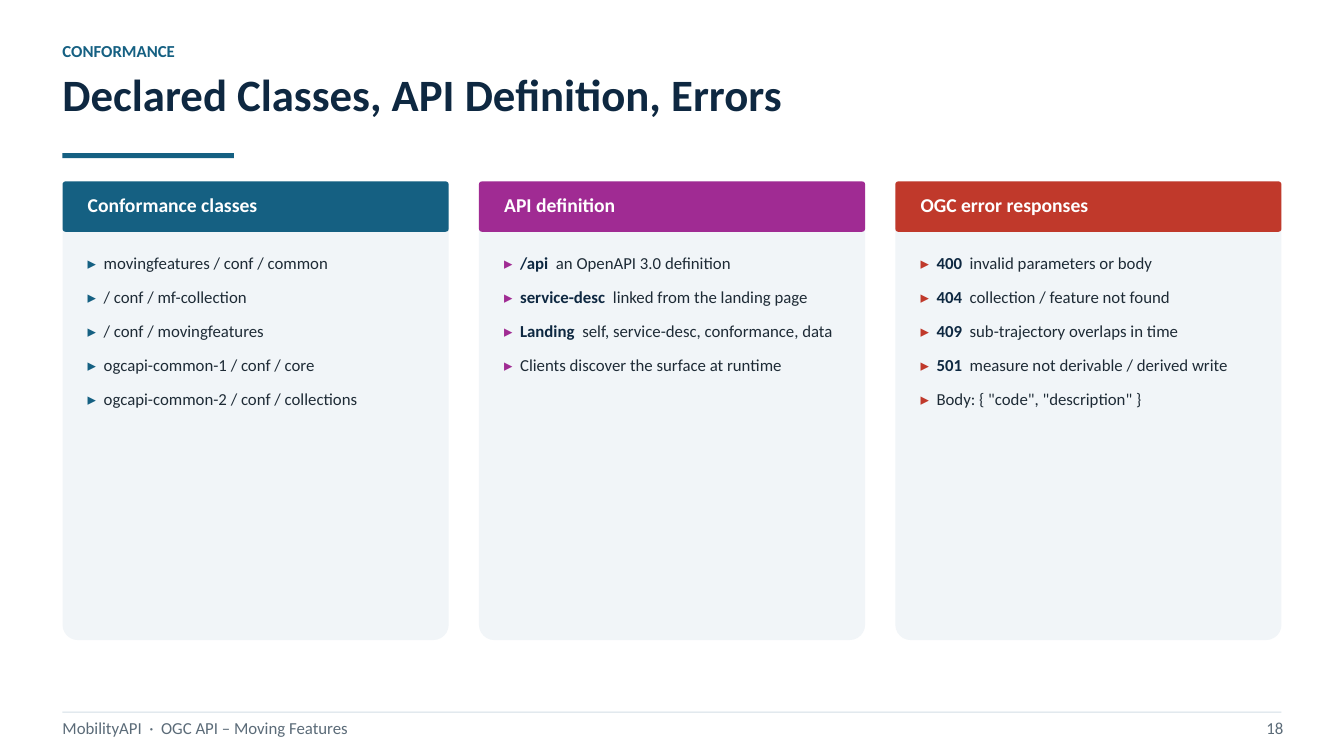
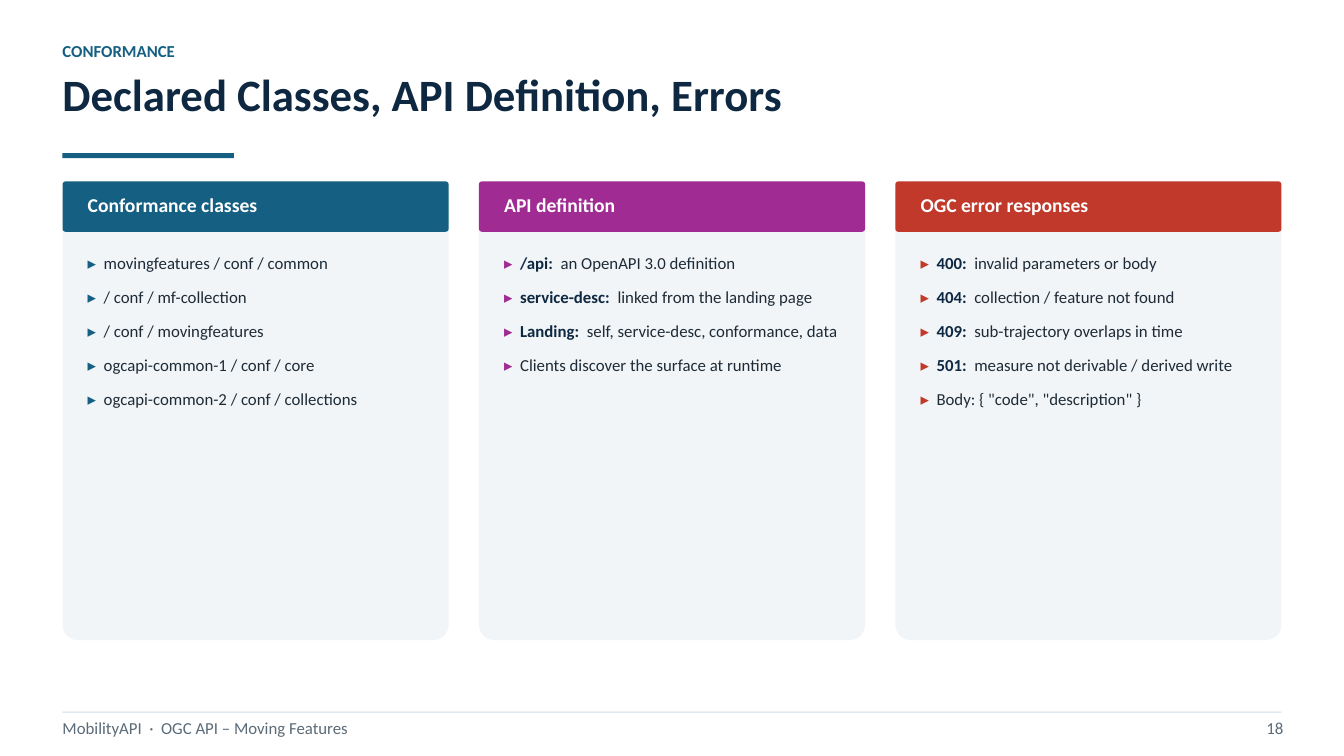
Before and after one commit to MobilityDB/MobilityAPI, a slide deck: slide 21 of MobilityAPIV5.pptx. Drawn at 1344x756 pixels with LibreOffice and Linux fonts; fonts in the diff are those of the drawing. Boxes give left, top, right and bottom in pixels: in the first picture for what was removed or moved away, otherwise in the second. Text is boxed around its words. In the diff, an @@ line names an element or a change of style, - is before the commit and + after.

```diff
--- a/MobilityAPIV5.pptx
+++ b/MobilityAPIV5.pptx
@@ text at [520,257,837,340]: text changed @@
-▸ /api an OpenAPI 3.0 definition
-▸ service-desc linked from the landing page
-▸ Landing self, service-desc, conformance, data
+▸ /api: an OpenAPI 3.0 definition
+▸ service-desc: linked from the landing page
+▸ Landing: self, service-desc, conformance, data
@@ text at [937,257,1232,371]: text changed @@
-▸ 400 invalid parameters or body
-▸ 404 collection / feature not found
-▸ 409 sub-trajectory overlaps in time
-▸ 501 measure not derivable / derived write
+▸ 400: invalid parameters or body
+▸ 404: collection / feature not found
+▸ 409: sub-trajectory overlaps in time
+▸ 501: measure not derivable / derived write
```
Also in this commit, not shown: 14 other slides changed, 1 other file.
